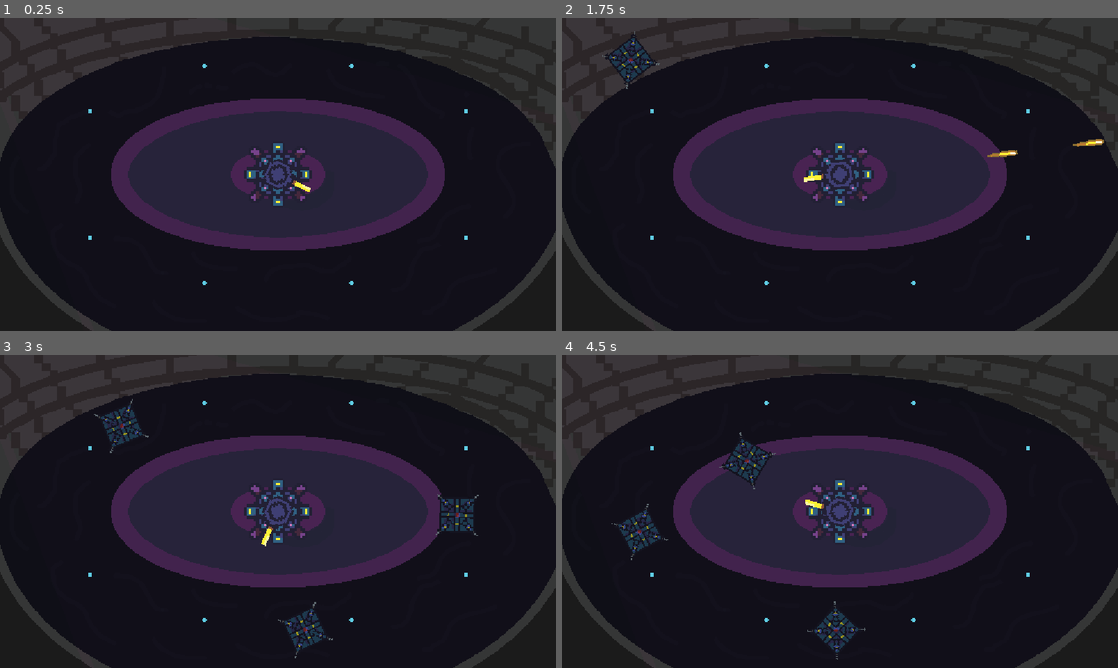
Above: before the commit, frames 1-4 (two rows, left to right).
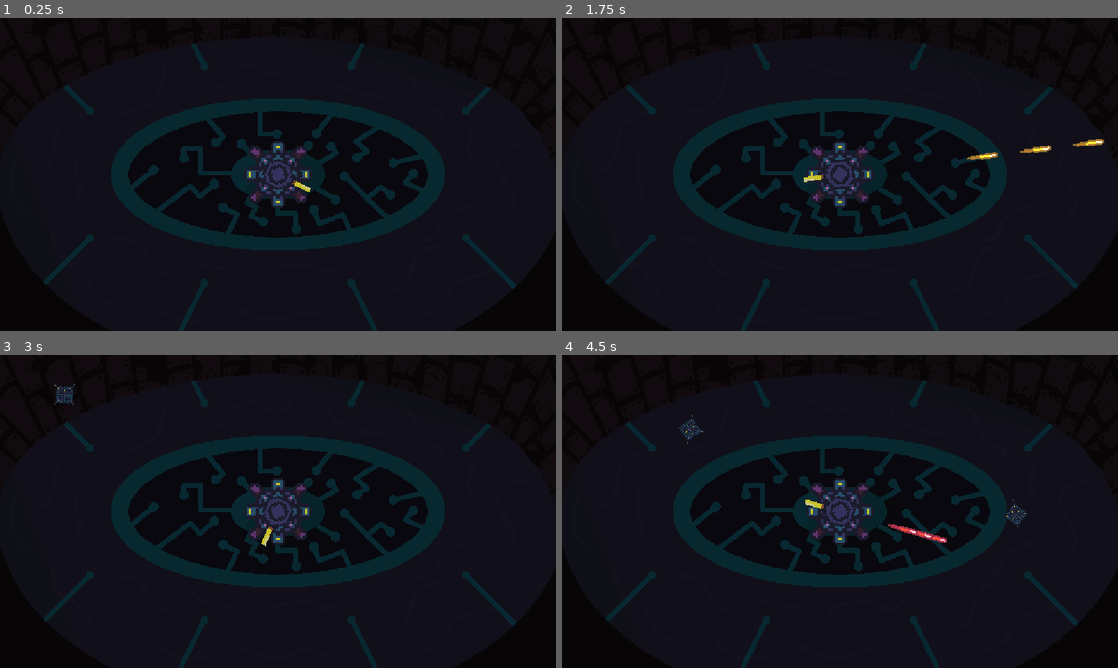
Above: after the commit, the same moments.

Repository: fisabreyt123-spec/shootem-up---first-game
Game: Godot game, scene res://Root.tscn
Same seed, same stepped clock (60 frames per second), same inputs: the game is played once before the commit and once after it.
Inputs (mouse positions are in pixels of both pictures, inside the frame that each line leads up to):
- Up to frame 1 (0.25 s): no input
- Up to frame 2 (1.75 s): tap Enter at 0.5 s; move the mouse to (962, 158) at 0.52 s; press the mouse at (962, 158) at 0.53 s; move the mouse to (728, 190) at 1.27 s; release the mouse at (728, 190) at 1.28 s; right-click (728, 190) at 1.35 s
- Up to frame 3 (3 s): move the mouse to (333, 442) at 2.02 s; hold Middle mouse button (shoot_fast) 2.03-2.78 s; move the mouse to (250, 574) at 2.77 s; click (250, 574) at 2.85 s
- Up to frame 4 (4.5 s): move the mouse to (1006, 558) at 3.52 s; hold Right mouse button (shoot_bomb) 3.53-4.28 s; move the mouse to (673, 464) at 4.27 s; tap Middle mouse button (shoot_fast) at 4.35 s

The runs differ from the first frame. In frame 1, 40% of the frame differs, in the area x 0-100%, y 0-100%; in frame 2, 40%; in frame 3, 41%; in frame 4, 41%.

Commit message:
Add backgrounds and tweak visuals and timing
Add several new background textures (background_2/3/4/5) with import metadata and switch Root.tscn to use background_5.png. Adjust visual tints: set P_base and player TurretP modulate to slightly desaturate. Change enemy.tscn Node2D scale to 0.5. Gameplay timing tweaks: reduce player fire max_time export from 0.5 to 0.3 (faster fire rate) and change root.gd spawn random lower bound from 0 to 1 to avoid immediate spawns. Minor scene file updates saved.

Diff:
--- a/Root.tscn
+++ b/Root.tscn
@@ -3,7 +3,7 @@
 [ext_resource type="Script" uid="uid://c3g0vjgb5o4kc" path="res://root.gd" id="1_170dk"]
 [ext_resource type="PackedScene" uid="uid://c3trvkb0srm2g" path="res://player.tscn" id="2_24d08"]
 [ext_resource type="PackedScene" uid="uid://buw45rmec8g0g" path="res://player_base.tscn" id="3_170dk"]
-[ext_resource type="Texture2D" uid="uid://doed6fb2a2510" path="res://Sprites/background.png" id="4_cwqeq"]
+[ext_resource type="Texture2D" uid="uid://uyyuw8veruhh" path="res://Sprites/background_5.png" id="4_cwqeq"]
 
 [node name="Root" type="Node2D"]
 script = ExtResource("1_170dk")
@@ -74,6 +74,7 @@
 text = "Wave Done"
 
 [node name="P_base" parent="." instance=ExtResource("3_170dk")]
+modulate = Color(0.8039216, 0.8039216, 0.8039216, 1)
 z_index = -1
 position = Vector2(576, 324)
 scale = Vector2(5, 5)
--- a/enemy.tscn
+++ b/enemy.tscn
@@ -7,6 +7,7 @@
 [sub_resource type="RectangleShape2D" id="RectangleShape2D_4gyqm"]
 
 [node name="Node2D" type="Node2D"]
+scale = Vector2(0.5, 0.5)
 
 [node name="Area2D" type="Area2D" parent="."]
 scale = Vector2(2, 2)
--- a/player.gd
+++ b/player.gd
@@ -8,7 +8,7 @@
 var bullet_fast_path=preload("res://bullet_fast.tscn")
 var bullet_bomb_path=preload("res://bullet_bomb.tscn")
 var start = true
-@export var max_time = 0.5
+@export var max_time = 0.3
 #using max_time = 0.3 with buffs that will be added later
 var current_time = 0
 var player_location: Vector2 = Vector2(576.0, 324.0)
--- a/player.tscn
+++ b/player.tscn
@@ -17,6 +17,7 @@
 shape = SubResource("RectangleShape2D_onrkg")
 
 [node name="TurretP" type="Sprite2D" parent="."]
+modulate = Color(0.8047426, 0.80474263, 0.8047426, 1)
 texture_filter = 1
 scale = Vector2(5, 5)
 texture = ExtResource("2_onrkg")
--- a/root.gd
+++ b/root.gd
@@ -48,7 +48,7 @@
 
 # Called every frame. 'delta' is the elapsed time since the previous frame.
 func _process(delta: float) -> void:
-	max_time = randf_range(0, 15)
+	max_time = randf_range(1, 15)
 	current_time += delta
 	if current_time > max_time and enemy_counter < enemy_wave_limit:
 		spawn_enemy()
Binary file added: Sprites/background_2.png
Not shown, added: Sprites/background_2.png.import
Binary file added: Sprites/background_3.png
Not shown, added: Sprites/background_3.png.import
Binary file added: Sprites/background_4.png
Not shown, added: Sprites/background_4.png.import
Binary file added: Sprites/background_5.png
Not shown, added: Sprites/background_5.png.import
